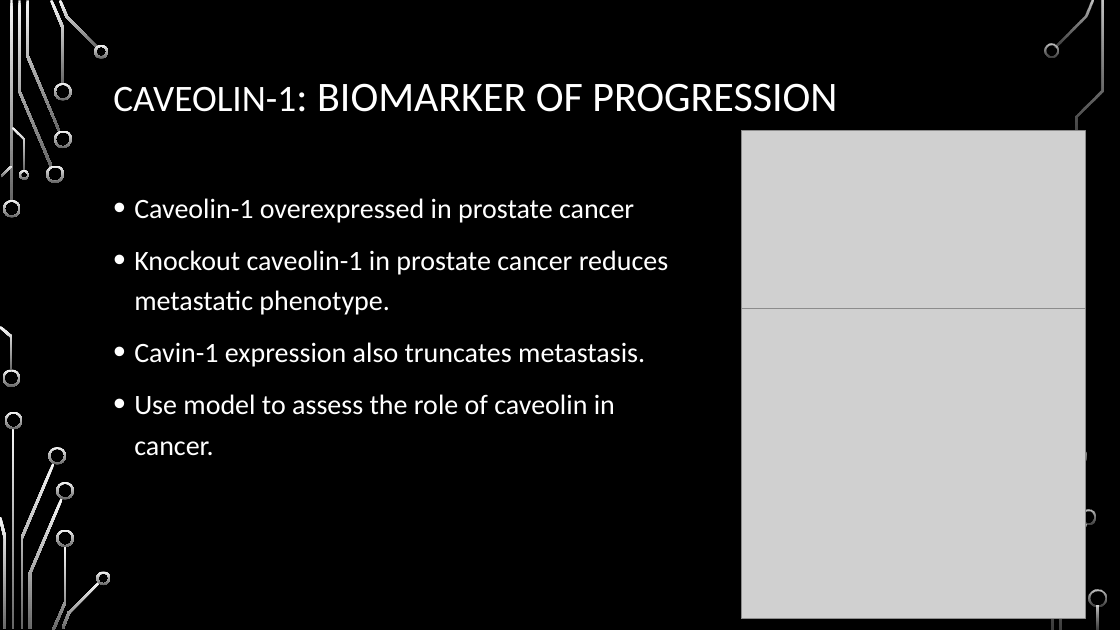
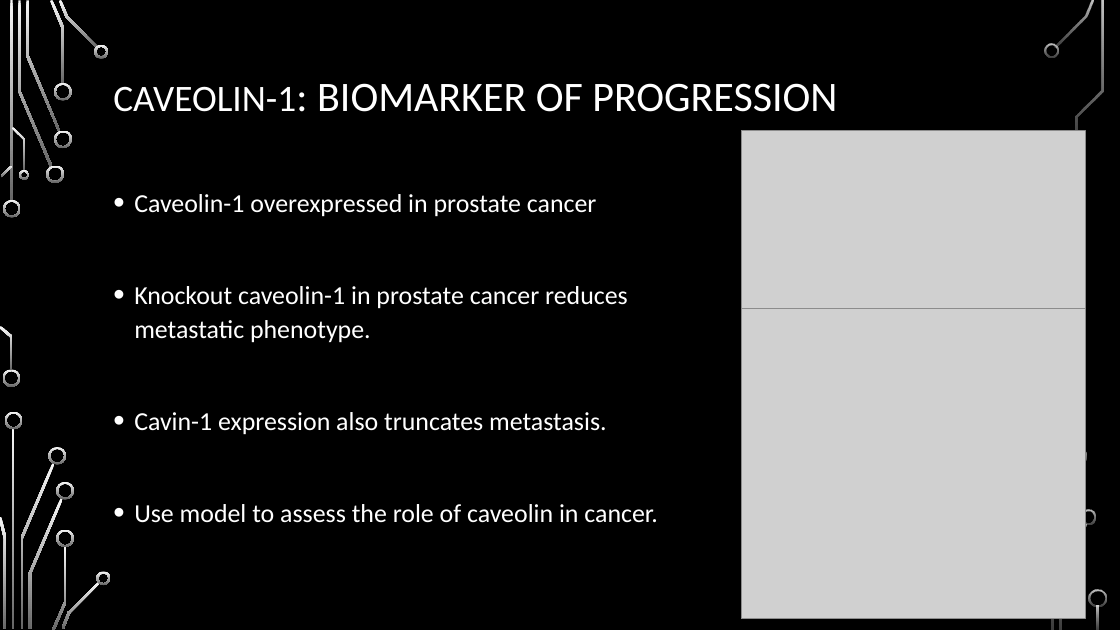
Before and after one commit to HarleyRobinson/Honours2, a slide deck: slide 3 of BackgroundInfo/MeetingSept.pptx. Drawn at 1120x630 pixels with LibreOffice and Linux fonts; fonts in the diff are those of the drawing; grey boxes stand for pictures; background and template pictures are left out. Boxes give left, top, right and bottom in pixels: in the first picture for what was removed or moved away, otherwise in the second. Text is boxed around its words. In the diff, an @@ line names an element or a change of style, - is before the commit and + after.

```diff
--- a/BackgroundInfo/MeetingSept.pptx
+++ b/BackgroundInfo/MeetingSept.pptx
@@ text "Caveolin-1 overexpressed in prostate cancer" at (134, 194, 657, 523): size 24 to 22.2 pt; line spacing 1.2 to 1.1 @@
```
Also in this commit, not shown: 5 other slides changed, 2 slides added, 1 slide removed, 12 other files.
